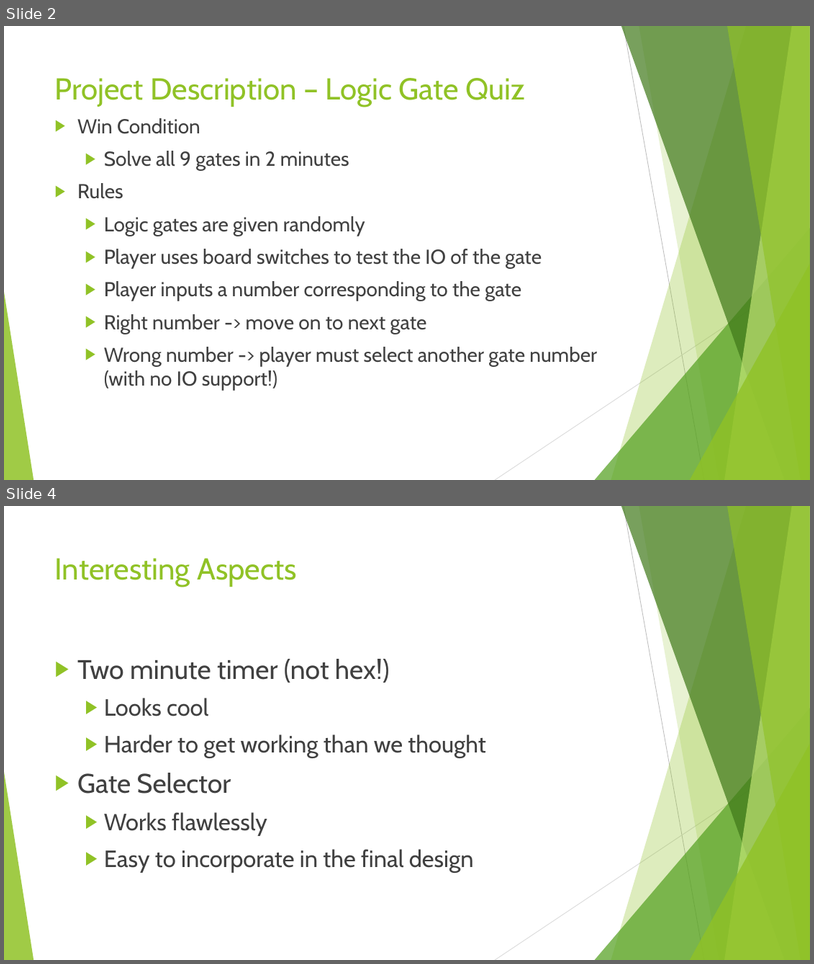
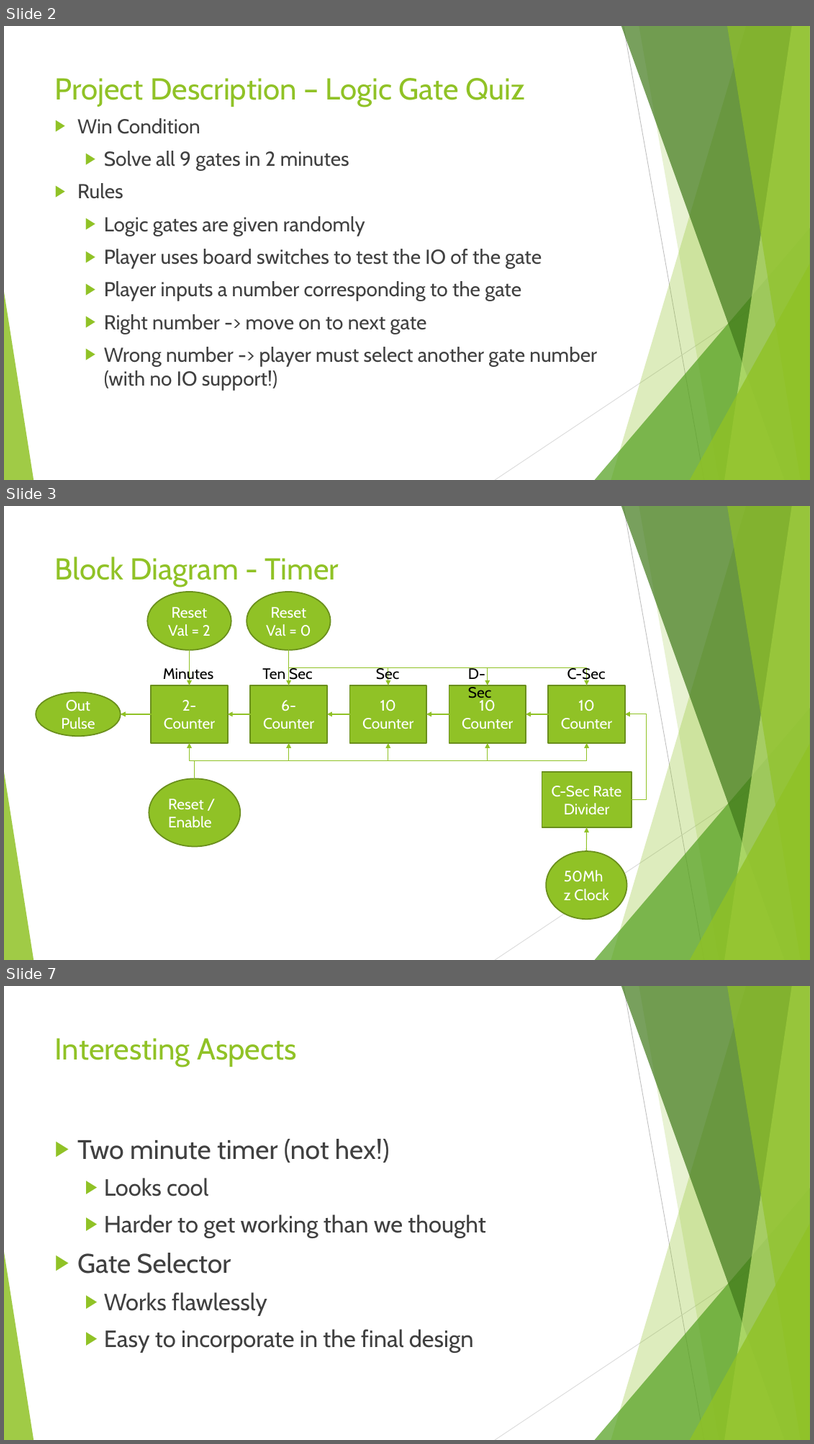
Before and after one commit to TominF6453/csc258_project, a slide deck: CSC258 Project Presentation.pptx. Shown one above the other, each under a label of ours: slides 2 and 4 before the commit, slides 2, 3 and 7 after it; the slides between them are not shown. The pictures are 814x964 and 814x1444 pixels, drawn with LibreOffice and Linux fonts; fonts in the diff are those of the drawing. Boxes give left, top, right and bottom in pixels: in the first picture for what was removed or moved away, otherwise in the second. Text is boxed around its words. In the diff, an @@ line names an element or a change of style, - is before the commit and + after.

Commit message:
Done block diagrams

```diff
--- a/CSC258 Project Presentation.pptx
+++ b/CSC258 Project Presentation.pptx
@@ slide 3 added at (4, 506, 810, 960), background #FFFFFF; not listed: 10 template elements that a slide beside it also shows @@
@@ title added at (55, 556, 340, 587), 36 pt, text #90C226 @@
+Block Diagram - Timer
@@ group added at (36, 592, 647, 919): 11 elbow arrows, 6 rectangles, 6 arrows, 5 texts, 5 ellipses @@
+6-Counter
+10 Counter
+10 Counter
+10 Counter
+2-Counter
+Ten Sec
+C-Sec Rate Divider
+Out Pulse
+50Mhz Clock
+Reset / Enable
+Reset Val = 2
+Reset Val = 0
+Sec
+D-Sec
+Minutes
+C-Sec
@@ what was slide 4 is now slide 7 @@
```
Also in this commit, not shown: 3 other slides added, 1 slide removed.
